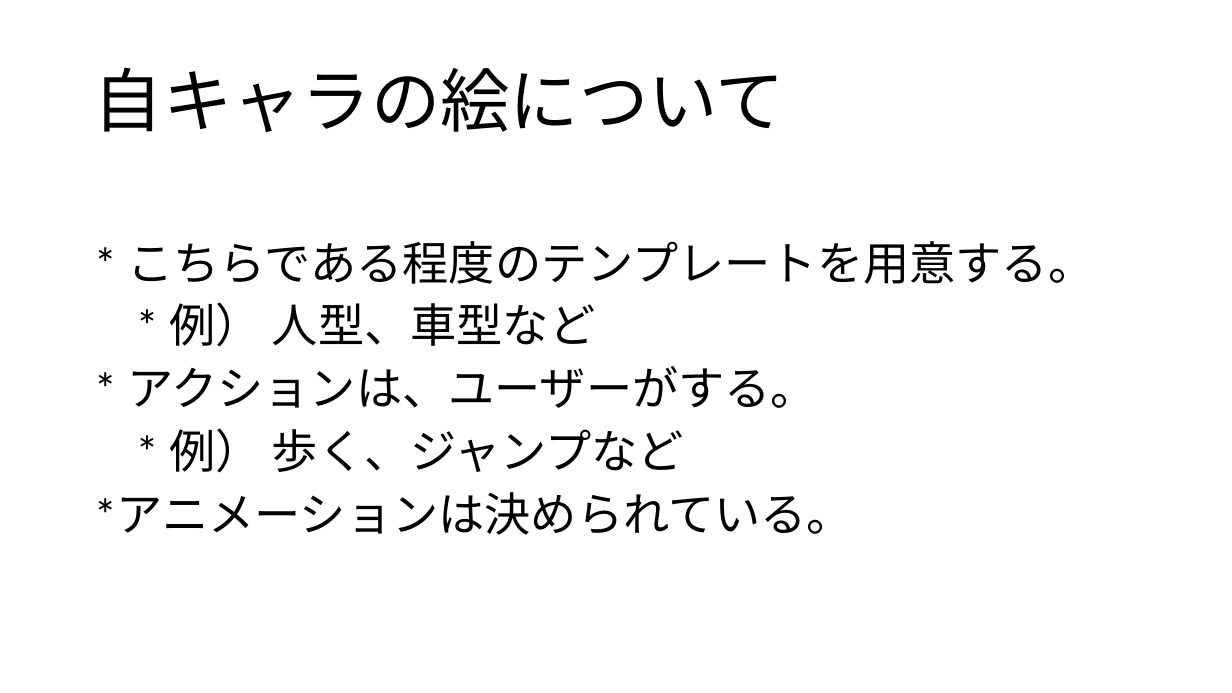
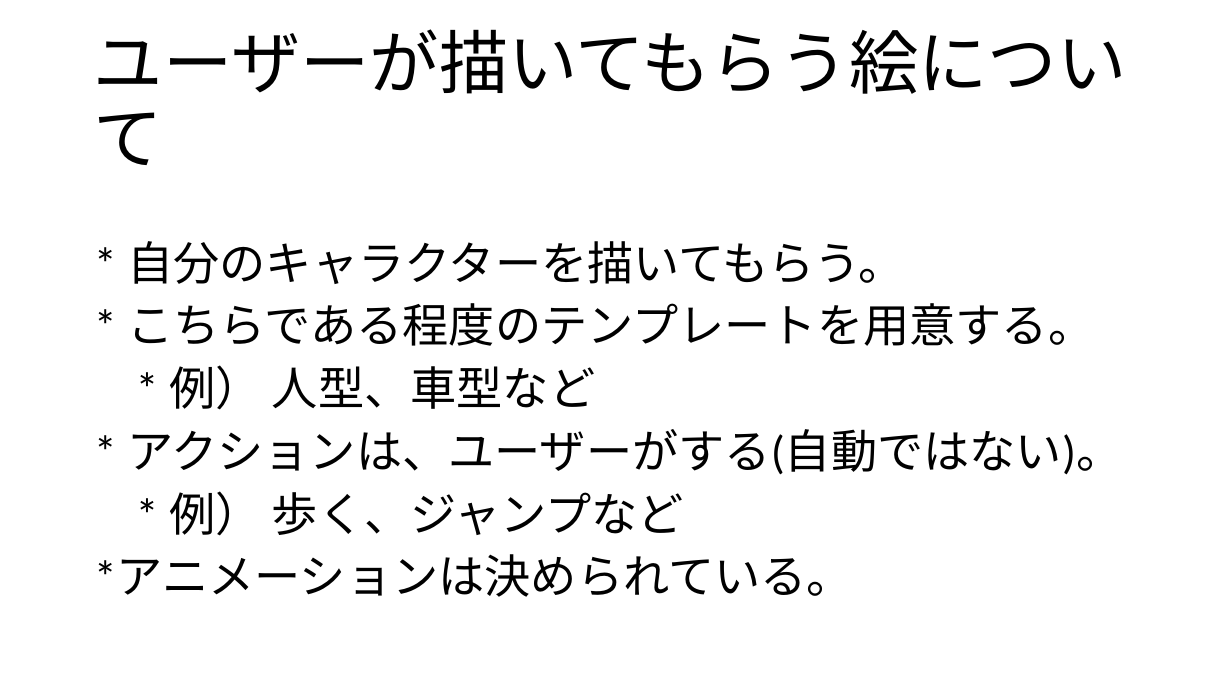
Before and after one commit to RewHiro/PicGather-Project, a slide deck: slide 6 of Doc/ゲーム企画書.pptx. Drawn at 1232x693 pixels with LibreOffice and Linux fonts; fonts in the diff are those of the drawing. Boxes give left, top, right and bottom in pixels: in the first picture for what was removed or moved away, otherwise in the second. Text is boxed around its words. In the diff, an @@ line names an element or a change of style, - is before the commit and + after.

```diff
--- a/Doc/ゲーム企画書.pptx
+++ b/Doc/ゲーム企画書.pptx
@@ title at (94, 29, 1127, 165): text changed @@
-自キャラの絵について
+ユーザーが描いてもらう絵について
@@ text at (127, 241, 904, 284): paragraph added @@
+* 自分のキャラクターを描いてもらう。
@@ text at (127, 429, 1122, 475): text changed @@
-* アクションは、ユーザーがする。
+* アクションは、ユーザーがする(自動ではない)。
```
Also in this commit, not shown: 2 other slides changed, 5 slides added, 1 other file.
